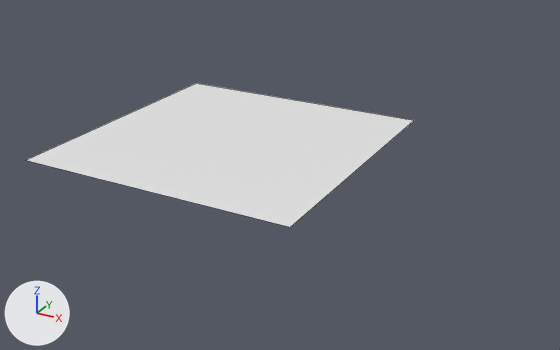
Before and after pictures for a commit that changed the Blender file uhhhh tristan is fat/Assets/Models/battlefield2.blend.
Rendered twice from a camera (50 mm lens) standing at (15.63, -24.5, 11.14) and looking at (2.43, -0.5, -0.86). The axes (+X, +Y, +Z) are drawn at lower left. The lights are the same throughout. Mesh edges are drawn as thin lines. The same objects are shown in both versions, whatever each file hides. Materials are left out; every surface is plain grey.

Objects in the first picture: 'Ground'.
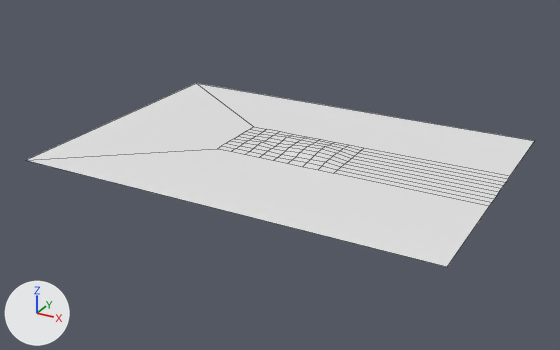
Edits to the scene script, one JSON object a line:
```json
{"block": "me_plane", "where": "# used by ob_ground; location = (0.0, 0.0, 0.0)"}
{"op": "remove", "block": "me_plane", "code": "me_plane.from_pydata(...)  # 4 vertices, 1 face; spans x -5.6..5.6, y -5.6..5.6, z 0.0"}
{"op": "add", "block": "me_plane", "code": "me_plane.from_pydata(...)  # 104 vertices, 84 faces; spans x -5.6..10.6, y -5.6..5.6, z 0.0..0.14"}
{"block": "me_plane", "change": "me_plane part 1"}
{"block": "me_plane", "change": "2 vertices are removed from x 5.6, y -5.6..5.6, z 0.0"}
{"block": "me_plane", "change": "1 face is deleted"}
{"block": "me_plane", "change": "69 vertices are added at x 0.03..10.6, y -5.6..5.6, z 0.0..0.14"}
{"block": "me_plane", "change": "16 new vertices lie (0.0, 0.31, 0.0) away from vertices in x 0.03..10.6, y -1.15..1.0, z 0.0..0.1"}
{"block": "me_plane", "change": "10 new vertices lie (0.0, 0.31, 0.0) away from vertices in x 0.03..10.6, y -0.84..1.31, z 0.0"}
{"block": "me_plane", "change": "7 new vertices lie (0.62, 0.0, 0.0) away from vertices in x 0.65..3.74, y -1.15..1.62, z 0.0..0.09"}
{"block": "me_plane", "change": "84 new faces join them"}
```

Changed parts and their boxes (x1, y1, x2, y2) in the pictures (560 x 350 px):
```json
{"object": "Ground", "change": "reshaped", "before": [26, 83, 414, 227], "after": [26, 83, 534, 267], "on screen": "31% wider, 28% taller"}
```
